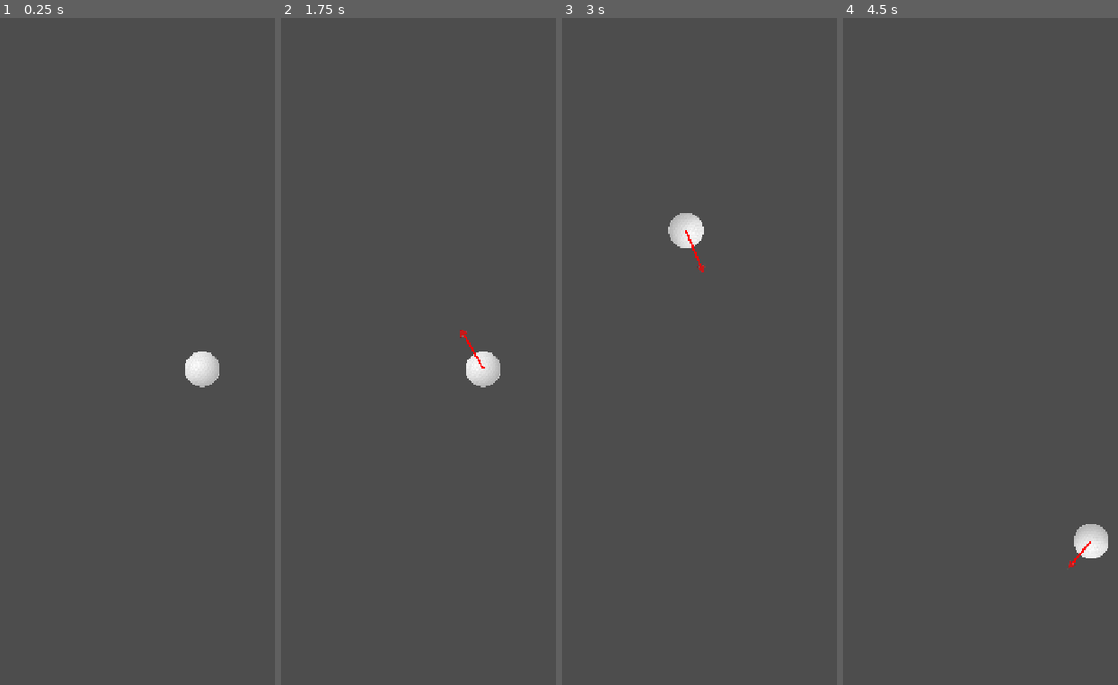
Above: before the commit, frames 1-4 (left to right).
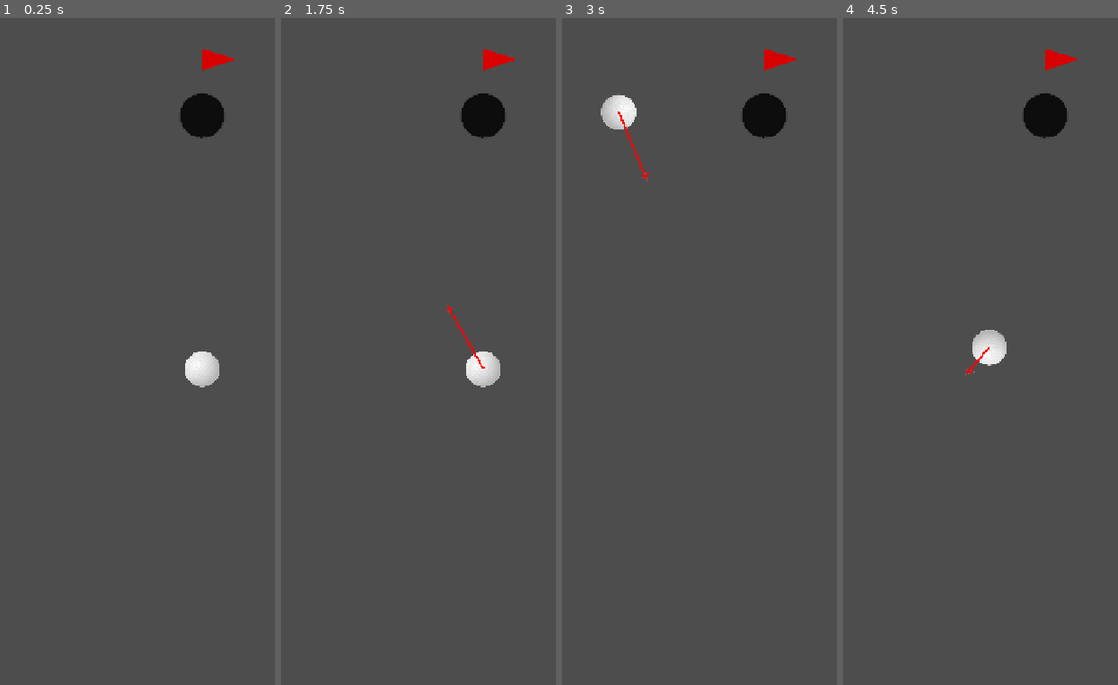
Above: after the commit, the same moments.

Repository: nicomeiradyj/TonalGolf-2d
Game: Godot game, scene res://nivel_1.tscn
Same seed, same stepped clock (60 frames per second), same inputs: the game is played once before the commit and once after it. This scene is started directly instead of the project's main scene. Sound files missing from this copy of the repository are replaced by a short silence.
Inputs (mouse positions are in pixels of both pictures, inside the frame that each line leads up to):
- Up to frame 1 (0.25 s): no input
- Up to frame 2 (1.75 s): tap Enter at 0.5 s; move the mouse to (outside the picture) at 0.52 s; click (outside the picture) at 0.67 s; tap Space at 1.25 s; drag from (402, 404) to (462, 511) at 1.27 s
- Up to frame 3 (3 s): move the mouse to (804, 211) at 2.02 s; click (804, 211) at 2.17 s; drag from (743, 511) to (641, 258) at 2.77 s
- Up to frame 4 (4.5 s): move the mouse to (outside the picture) at 3.52 s; click (outside the picture) at 3.67 s; drag from (922, 258) to (983, 191) at 4.27 s

The runs differ from the first frame. In frame 1, 1.0% of the frame differs, in the area x 65-85%, y 4-19%; in frame 2, 1.1%; in frame 3, 2.2%, in the area x 14-85%, y 4-39%; in frame 4, 2.2%.

Commit message:
Hoyo con bandera, y velocidade implementacion de codigo

Diff:
--- /dev/null
+++ b/hoyo.gd
@@ -0,0 +1,59 @@
+extends Area2D
+
+signal pelota_embocada
+
+## por debajo de esta velocidad entra si o si
+@export var velocidad_segura: float = 500.0
+
+## nunca entra al hoyo con esta velocidad
+@export var velocidad_maxima: float = 1200.0
+
+## que tan cerca tien que pasar la pelota para entrar
+@export var radio_captura: float = 50.0
+
+## lo minimo
+@export var radio_captura_minimo: float = 15.0
+
+## fuerza con la que la pleota cae en el hoyo
+@export var fuerza_atraccion: float = 800.0
+
+## Tamaño del círculo negro que se dibuja
+@export var radio_visual: float = 80.0
+
+var embocada: bool = false
+
+
+func _draw() -> void:
+	draw_circle(Vector2.ZERO, radio_visual, Color(0.05, 0.05, 0.05))
+	draw_arc(Vector2.ZERO, radio_visual, 0, TAU, 32, Color(0.25, 0.25, 0.25), 3.0)
+
+
+func _physics_process(_delta: float) -> void:
+	if embocada:
+		return
+	for body in get_overlapping_bodies():
+		if body.is_in_group("pelota"):
+			_chequear_pelota(body)
+
+
+func _chequear_pelota(pelota: RigidBody2D) -> void:
+	var distancia := global_position.distance_to(pelota.global_position)
+	var velocidad := pelota.linear_velocity.length()
+
+	if distancia > 1.0:
+		var direccion := (global_position - pelota.global_position).normalized()
+		var cercania := 1.0 - clampf(distancia / radio_visual, 0.0, 1.0)
+		pelota.apply_central_force(direccion * fuerza_atraccion * cercania)
+
+	if velocidad > velocidad_maxima:
+		return
+
+	var radio_efectivo := radio_captura
+	if velocidad > velocidad_segura:
+		var t := (velocidad - velocidad_segura) / (velocidad_maxima - velocidad_segura)
+		radio_efectivo = lerpf(radio_captura, radio_captura_minimo, t)
+
+	if distancia <= radio_efectivo:
+		embocada = true
+		pelota.embocar(global_position)
+		pelota_embocada.emit()
--- /dev/null
+++ b/hoyo.tscn
@@ -0,0 +1,25 @@
+[gd_scene format=3 uid="uid://deidyefrvlptn"]
+
+[ext_resource type="Script" uid="uid://cyfvbhw48xunc" path="res://hoyo.gd" id="1_xmh7r"]
+
+[sub_resource type="CircleShape2D" id="CircleShape2D_8w0r3"]
+radius = 80.0
+
+[node name="Hoyo" type="Area2D" unique_id=597095437]
+script = ExtResource("1_xmh7r")
+
+[node name="CollisionShape2D" type="CollisionShape2D" parent="." unique_id=447705476]
+shape = SubResource("CircleShape2D_8w0r3")
+
+[node name="Flag" type="Node2D" parent="." unique_id=1306244939]
+z_index = 1
+scale = Vector2(2, 2)
+
+[node name="Palo" type="Line2D" parent="Flag" unique_id=142891569]
+scale = Vector2(1e-05, 1e-05)
+points = PackedVector2Array(0, 0, 0, -120)
+width = 4.0
+
+[node name="Tela" type="Polygon2D" parent="Flag" unique_id=465063853]
+color = Color(0.8495599, 3.2969565e-06, 1.540184e-06, 1)
+polygon = PackedVector2Array(0, -120, 60, -100, 0, -80)
--- /dev/null
+++ b/nivel_1.gd
@@ -0,0 +1,16 @@
+extends Node2D
+
+## A dónde ir cuando se emboca (por ahora el menú, después nivel_2)
+@export_file("*.tscn") var siguiente_escena: String = "res://menu.tscn"
+
+@onready var hoyo: Area2D = $Hoyo
+
+
+func _ready() -> void:
+	hoyo.pelota_embocada.connect(_on_pelota_embocada)
+
+
+func _on_pelota_embocada() -> void:
+	print("¡In!")
+	await get_tree().create_timer(1.0).timeout
+	get_tree().change_scene_to_file(siguiente_escena)
--- a/nivel_1.tscn
+++ b/nivel_1.tscn
@@ -1,6 +1,8 @@
 [gd_scene format=3 uid="uid://dy7on1h07p4jj"]
 
+[ext_resource type="Script" uid="uid://dmkkgknnt4pfu" path="res://nivel_1.gd" id="1_2lask"]
 [ext_resource type="PackedScene" uid="uid://5lhwwyyqub60" path="res://pelota.tscn" id="1_xi31o"]
+[ext_resource type="PackedScene" uid="uid://deidyefrvlptn" path="res://hoyo.tscn" id="3_m2gv8"]
 
 [sub_resource type="RectangleShape2D" id="RectangleShape2D_8w0r3"]
 size = Vector2(1442, 5)
@@ -15,6 +17,7 @@
 size = Vector2(1, 2566)
 
 [node name="Nivel1" type="Node2D" unique_id=1215263058]
+script = ExtResource("1_2lask")
 
 [node name="Camera2D" type="Camera2D" parent="." unique_id=30333043]
 zoom = Vector2(0.5, 0.5)
@@ -38,3 +41,6 @@
 [node name="ParedDerecha" type="CollisionShape2D" parent="Bordes" unique_id=967012800]
 position = Vector2(722, -2)
 shape = SubResource("RectangleShape2D_4e15o")
+
+[node name="Hoyo" parent="." unique_id=597095437 instance=ExtResource("3_m2gv8")]
+position = Vector2(0, -900)
--- a/pelota.gd
+++ b/pelota.gd
@@ -2,6 +2,7 @@
 
 var drag_start: Vector2 = Vector2.ZERO
 var dragging: bool = false
+var en_hoyo: bool = false
 
 @export var power_multiplier: float = 3.0
 @export var max_aim_length: float = 150.0 # Este es el tope máximo en píxeles que podrá estirarse la línea
@@ -11,10 +12,13 @@
 @onready var punta_flecha: Sprite2D = $LineaApuntado/PuntaFlecha
 
 func _ready() -> void:
+	add_to_group("pelota")
 	linea.clear_points()
 	punta_flecha.visible = false
 
 func _input(event: InputEvent) -> void:
+	if en_hoyo:
+		return
 	if event is InputEventMouseButton and event.button_index == MOUSE_BUTTON_LEFT:
 		if event.is_pressed():
 			drag_start = get_global_mouse_position()
@@ -24,7 +28,7 @@
 			dragging = false
 			var drag_end: Vector2 = get_global_mouse_position()
 
-			var impulse_vector: Vector2 = drag_start - drag_end
+			var impulse_vector: Vector2 = (drag_start - drag_end).limit_length(max_aim_length)
 			apply_central_impulse(impulse_vector * power_multiplier)
 
 			linea.clear_points()
@@ -46,3 +50,16 @@
 func _physics_process(delta: float) -> void:
 	if linear_velocity.length() > 5.0:
 		sprite.rotation += linear_velocity.length() * delta * 0.05
+
+func embocar(posicion_hoyo: Vector2) -> void:
+	en_hoyo = true
+	dragging = false
+	linea.clear_points()
+	punta_flecha.visible = false
+
+	freeze_mode = RigidBody2D.FREEZE_MODE_KINEMATIC
+	set_deferred("freeze", true)
+	linear_velocity = Vector2.ZERO
+
+	var tween := create_tween()
+	tween.tween_property(self, "global_position", posicion_hoyo, 0.15)
--- a/pelota.tscn
+++ b/pelota.tscn
@@ -16,8 +16,10 @@
 [node name="Pelota" type="RigidBody2D" unique_id=351689159]
 physics_material_override = SubResource("PhysicsMaterial_2lask")
 gravity_scale = 0.0
-linear_damp = 2.0
+linear_damp = 1.5
 script = ExtResource("1_0okw3")
+power_multiplier = 8.0
+max_aim_length = 250.0
 
 [node name="Sprite2D" type="Sprite2D" parent="." unique_id=564782816]
 scale = Vector2(0.35, 0.35)
--- a/project.godot
+++ b/project.godot
@@ -11,7 +11,7 @@
 [application]
 
 config/name="TonalGolf 2d"
-run/main_scene="uid://g2wjjju7cwm6"
+run/main_scene="uid://cbwe46rbretlc"
 config/features=PackedStringArray("4.7", "Forward Plus")
 config/icon="res://icon.svg"
 
Not shown, added: hoyo.gd.uid
Not shown, added: nivel_1.gd.uid
